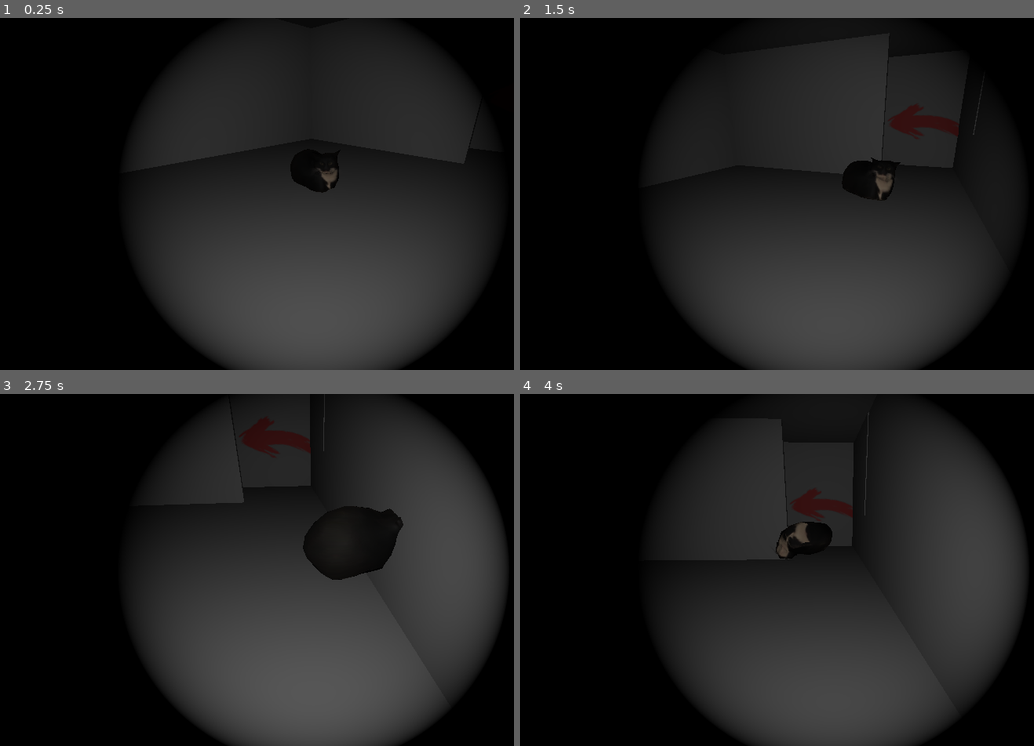
Above: before the commit, frames 1-4 (two rows, left to right).
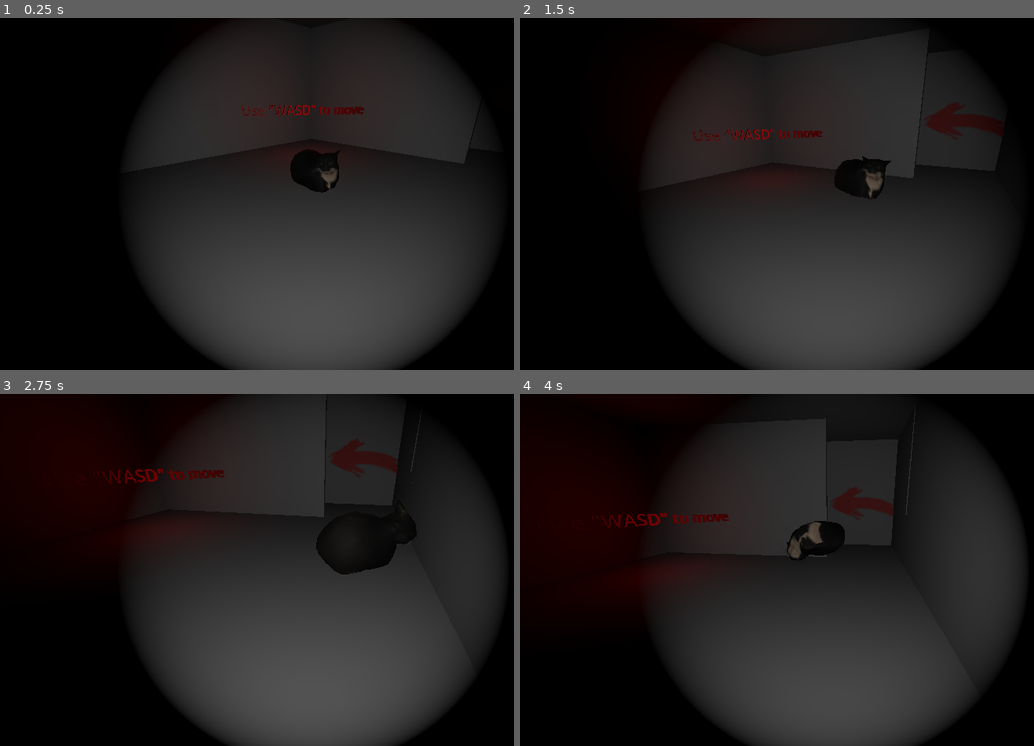
Above: after the commit, the same moments.

Repository: MarcioSobel/game-engine-3d-game
Game: Godot game, scene res://assets/player/game.tscn
Same seed, same stepped clock (60 frames per second), same inputs: the game is played once before the commit and once after it.
Inputs:
- Up to frame 1 (0.25 s): no input
- Up to frame 2 (1.5 s): hold D (move_right) 0.53-1.28 s; tap Space (jump) at 0.77 s; hold S (move_down) from 1.28 s (still down)
- Up to frame 3 (2.75 s): tap Space (jump) at 1.52 s; release S (move_down) at 2.03 s; hold D (move_right) from 2.03 s (still down)
- Up to frame 4 (4 s): release D (move_right) at 2.78 s; hold W (move_up) 2.78-3.53 s; tap Space (jump) at 3.02, 3.77 s; hold A (move_left) from 3.53 s (still down)

The runs differ from the first frame. In frame 1, 0.3% of the frame differs, in the area x 47-71%, y 24-38%; in frame 2, 1.8%; in frame 3, 14%, in the area x 3-94%, y 0-67%; in frame 4, 8.0%.

Commit message:
:sparkles: feat: fall effect

Diff:
--- a/assets/player/game.tscn
+++ b/assets/player/game.tscn
@@ -6,6 +6,13 @@
 [ext_resource type="PackedScene" uid="uid://uix4n7rmi8hn" path="res://utils/camera_with_light/camera_with_light.tscn" id="3_7t3go"]
 [ext_resource type="Texture2D" uid="uid://ci6t7vgooq57b" path="res://assets/scenario/arrow.png" id="5_rly5g"]
 
+[sub_resource type="StandardMaterial3D" id="StandardMaterial3D_sp11q"]
+shading_mode = 0
+
+[sub_resource type="BoxMesh" id="BoxMesh_qq4s6"]
+material = SubResource("StandardMaterial3D_sp11q")
+size = Vector3(0.01, 0.5, 0.01)
+
 [sub_resource type="BoxMesh" id="BoxMesh_v4uon"]
 size = Vector3(10, 0.1, 10)
 
@@ -20,6 +27,14 @@
 
 [sub_resource type="BoxShape3D" id="BoxShape3D_rly5g"]
 size = Vector3(4, 6.27246, 0.517578)
+
+[sub_resource type="StandardMaterial3D" id="StandardMaterial3D_rly5g"]
+albedo_color = Color(0.801264, 1.54018e-06, 6.73831e-07, 1)
+roughness = 0.6
+
+[sub_resource type="TextMesh" id="TextMesh_0oij7"]
+material = SubResource("StandardMaterial3D_rly5g")
+text = "Use \"WASD\" to move"
 
 [sub_resource type="BoxMesh" id="BoxMesh_7t3go"]
 size = Vector3(10, 0.1, 10)
@@ -56,10 +71,6 @@
 [sub_resource type="BoxShape3D" id="BoxShape3D_qq4s6"]
 size = Vector3(13.37, 9.70312, 0.154297)
 
-[sub_resource type="StandardMaterial3D" id="StandardMaterial3D_rly5g"]
-albedo_color = Color(0.801264, 1.54018e-06, 6.73831e-07, 1)
-roughness = 0.6
-
 [sub_resource type="TextMesh" id="TextMesh_rly5g"]
 material = SubResource("StandardMaterial3D_rly5g")
 text = "Press \"Space\" to jump"
@@ -89,11 +100,16 @@
 
 @export var target: Camera3D
 
-
 func _on_body_entered(body: Node3D) -> void:
 	var animation_player: AnimationPlayer = body.get_node(\"AnimationPlayer\")
 	if animation_player:
 		animation_player.play(\"jump_loop\")
+	var particles: CPUParticles3D = body.get_node(\"FallingParticles\")
+	wait_with_callback(5.0, func():
+		if particles:
+			particles.emitting = true
+			particles.visible = true
+	)
 
 	await wait(5.0)
 	var old_camera := get_tree().get_first_node_in_group(\"active_camera\")
@@ -103,10 +119,15 @@
 	target.current = true
 	target.add_to_group(\"active_camera\")
 	await wait(3.0)
+
 	%UI.visible = true
 
 func wait(seconds: int) -> void:
 	await get_tree().create_timer(seconds).timeout
+
+func wait_with_callback(seconds: int, callback: Callable) -> void:
+	await get_tree().create_timer(seconds).timeout
+	callback.call()
 "
 
 [sub_resource type="Environment" id="Environment_rly5g"]
@@ -119,7 +140,22 @@
 transform = Transform3D(1, 0, 0, 0, 1, 0, 0, 0, 1, 0, 0.0562033, 0)
 
 [node name="CameraWithLight" parent="Player" instance=ExtResource("3_7t3go")]
-transform = Transform3D(0.652767, -0.00931328, 0.757502, 0, 0.999924, 0.0122938, -0.757559, -0.00802499, 0.652717, 1.09453, 0.676082, 0.754579)
+transform = Transform3D(0.652767, 0.016415, 0.757381, 0, 0.999765, -0.0216683, -0.757559, 0.0141443, 0.652614, 1.09453, 0.564647, 0.754579)
+
+[node name="FallingParticles" type="CPUParticles3D" parent="Player"]
+transform = Transform3D(0.804863, 0, -0.593461, 0, 1, 0, 0.593461, 0, 0.804863, -0.656304, -1.83722, -0.726718)
+visible = false
+amount = 80
+lifetime = 0.5
+local_coords = true
+mesh = SubResource("BoxMesh_qq4s6")
+emission_shape = 3
+emission_box_extents = Vector3(1, 1, 9.92)
+direction = Vector3(0, 1, 0)
+spread = 0.0
+gravity = Vector3(0, 0, 0)
+initial_velocity_min = 15.0
+initial_velocity_max = 20.0
 
 [node name="Sections" type="Node3D" parent="."]
 
@@ -206,6 +242,17 @@
 transform = Transform3D(0.828579, 0, -0.559873, 0, 1, 0, 0.559873, 0, 0.828579, -0.651777, 0, -0.440408)
 shape = SubResource("BoxShape3D_rly5g")
 
+[node name="MeshInstance3D2" type="MeshInstance3D" parent="Sections/Section1"]
+transform = Transform3D(1.59605, 0, 2.45751, 0, 2.93031, 0, -2.45751, 0, 1.59605, -2.97254, 1.6372, -2.62587)
+mesh = SubResource("TextMesh_0oij7")
+skeleton = NodePath("../../Section2")
+
+[node name="OmniLight3D" type="OmniLight3D" parent="Sections/Section1/MeshInstance3D2"]
+transform = Transform3D(0.341261, 0, 0, 0, 0.341261, 0, 0, 0, 0.341261, -0.0315205, 0, 0.181676)
+light_color = Color(1, 0, 0, 1)
+light_energy = 0.1
+light_size = 1.0
+
 [node name="Section2" type="Node3D" parent="Sections"]
 
 [node name="Floor" type="StaticBody3D" parent="Sections/Section2"]
@@ -332,6 +379,12 @@
 [node name="MeshInstance3D" type="MeshInstance3D" parent="Sections/Section2"]
 transform = Transform3D(2.90075, 0, -0.415163, 0, 2.93031, 0, 0.415163, 0, 2.90075, -1.5834, 1.6372, -14.1556)
 mesh = SubResource("TextMesh_rly5g")
+
+[node name="OmniLight3D2" type="OmniLight3D" parent="Sections/Section2/MeshInstance3D"]
+transform = Transform3D(0.143451, 0, 0.309646, 0, 0.341261, 0, -0.309646, 0, 0.143451, 0, 0, 0)
+light_color = Color(1, 0, 0, 1)
+light_energy = 0.1
+light_size = 1.0
 
 [node name="Section3" type="Node3D" parent="Sections"]
 
--- a/assets/player/player.gd
+++ b/assets/player/player.gd
@@ -1,6 +1,6 @@
 extends CharacterBody3D
 
-const SPEED := 200.0
+const SPEED := 125.0
 const JUMP_VELOCITY := 6.0
 const ROTATION_SPEED := 12.0
 
--- a/project.godot
+++ b/project.godot
@@ -53,3 +53,7 @@
 3d_physics/layer_1="world"
 3d_physics/layer_2="player"
 3d_physics/layer_3="hazard"
+
+[rendering]
+
+textures/vram_compression/import_etc2_astc=true
Not shown, changed: assets/player/assets/maxwell_the_cat_dingus/textures/dingus_baseColor.jpeg.import
Not shown, changed: assets/player/assets/maxwell_the_cat_dingus/textures/whiskers_baseColor.png.import
Not shown: 1 places in assets/player/game.tscn that only renumber resources
Not shown, changed: assets/scenario/arrow.png.import
Not shown, added: export_presets.cfg
Not shown, changed: README.md
